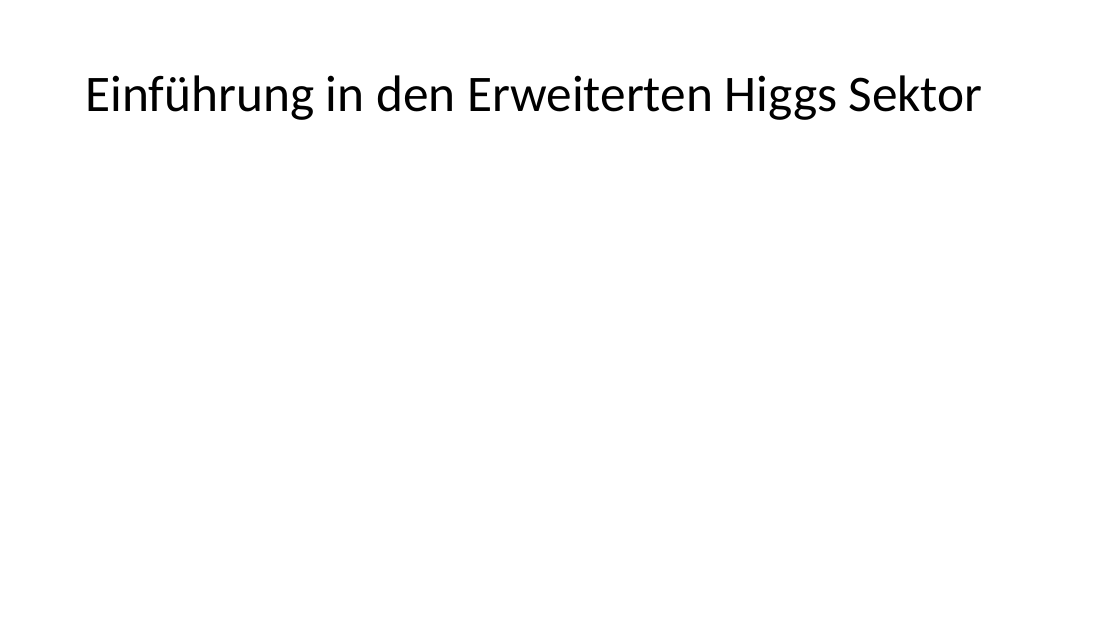
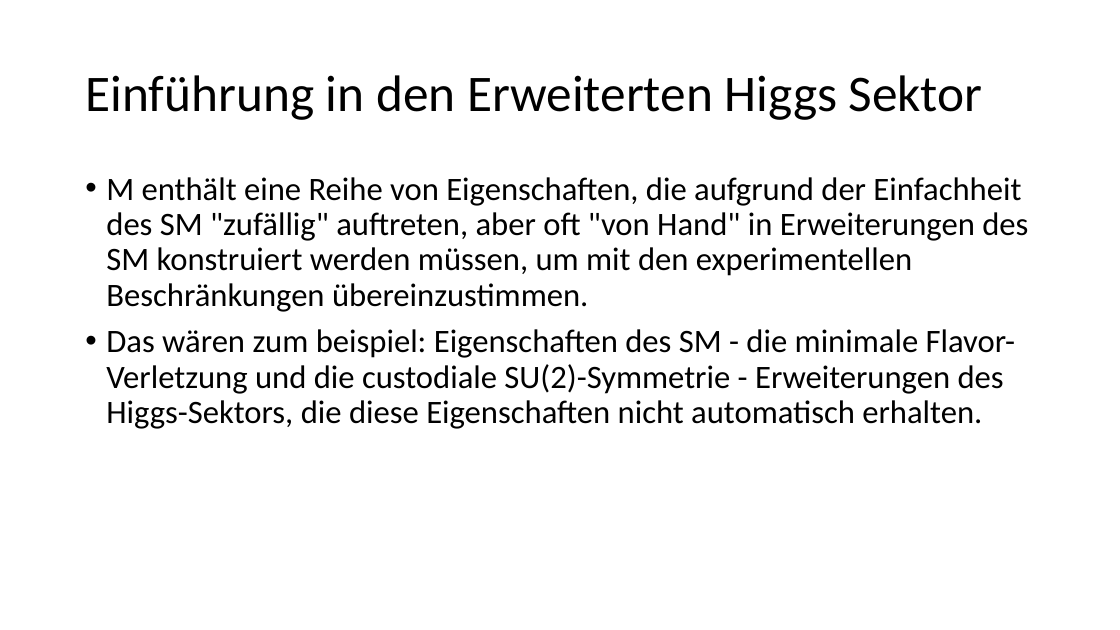
Before and after one commit to Emilia1603/Seminarvortrag, a slide deck: slide 13 of Präsentation2.pptx (slide 12 before the commit). Drawn at 1120x630 pixels with LibreOffice and Linux fonts; fonts in the diff are those of the drawing. Boxes give left, top, right and bottom in pixels: in the first picture for what was removed or moved away, otherwise in the second. Text is boxed around its words. In the diff, an @@ line names an element or a change of style, - is before the commit and + after.

```diff
--- a/Präsentation2.pptx
+++ b/Präsentation2.pptx
@@ text added at [106, 177, 1028, 429], 28 pt, text #000000 @@
+• M enthält eine Reihe von Eigenschaften, die aufgrund der Einfachheit des SM "zufällig" auftreten, aber oft "von Hand" in Erweiterungen des SM konstruiert werden müssen, um mit den experimentellen Beschränkungen übereinzustimmen.
+• Das wären zum beispiel: Eigenschaften des SM - die minimale Flavor-Verletzung und die custodiale SU(2)-Symmetrie - Erweiterungen des Higgs-Sektors, die diese Eigenschaften nicht automatisch erhalten.
```
Also in this commit, not shown: 1 other slide changed, 1 slide added.
